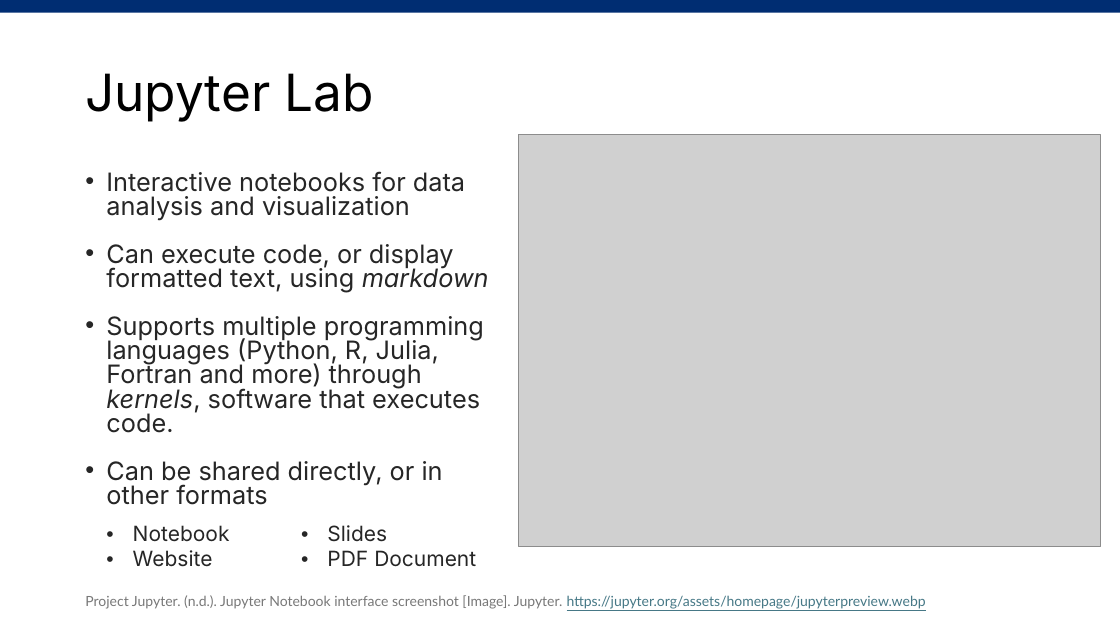
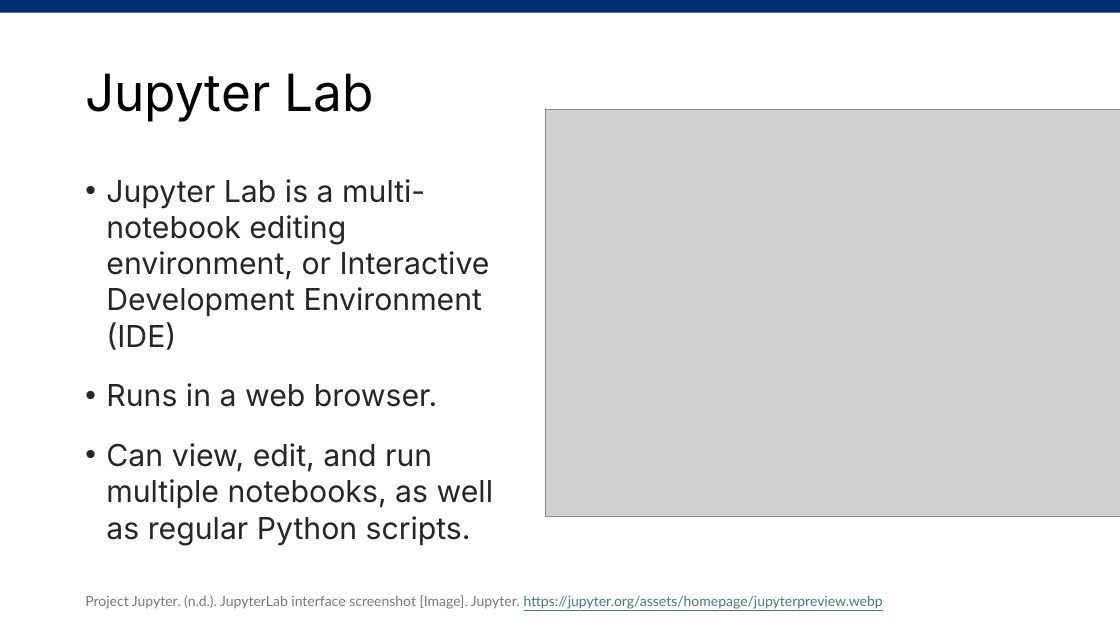
Before and after one commit to jhu-data-services/introduction-to-jupyter, a slide deck: slide 10 of PresentationMaterials/introduction-to-jupyter.pptx. Drawn at 1120x630 pixels with LibreOffice and Linux fonts; fonts in the diff are those of the drawing; grey boxes stand for pictures. Boxes give left, top, right and bottom in pixels: in the first picture for what was removed or moved away, otherwise in the second. Text is boxed around its words. In the diff, an @@ line names an element or a change of style, - is before the commit and + after.

Commit message:
updated presentation

```diff
--- a/PresentationMaterials/introduction-to-jupyter.pptx
+++ b/PresentationMaterials/introduction-to-jupyter.pptx
@@ picture: place and size @@
-picture at bbox=[519, 134, 1101, 547]
+picture at bbox=[545, 109, 1120, 517]
@@ text at bbox=[106, 179, 493, 546]: text changed; size 21.7 to 25.9 pt @@
-• Interactive notebooks for data analysis and visualization
-• Can execute code, or display formatted text, using markdown
-• Supports multiple programming languages (Python, R, Julia, Fortran and more) through kernels, software that executes code.
-• Can be shared directly, or in other formats
+• Jupyter Lab is a multi-notebook editing environment, or Interactive Development Environment (IDE)
+• Runs in a web browser.
+• Can view, edit, and run multiple notebooks, as well as regular Python scripts.
@@ table removed at bbox=[98, 517, 488, 601], 1 rows, 2 columns @@
-Notebook / Website | Slides / PDF Document
@@ text at bbox=[85, 595, 883, 609]: text changed @@
-Project Jupyter. (n.d.). Jupyter Notebook interface screenshot [Image]. Jupyter. https://jupyter.org/assets/homepage/jupyterpreview.webp
+Project Jupyter. (n.d.). JupyterLab interface screenshot [Image]. Jupyter. https://jupyter.org/assets/homepage/jupyterpreview.webp
```
Also in this commit, not shown: 1 other slide changed, 1 slide added, 1 slide removed.
